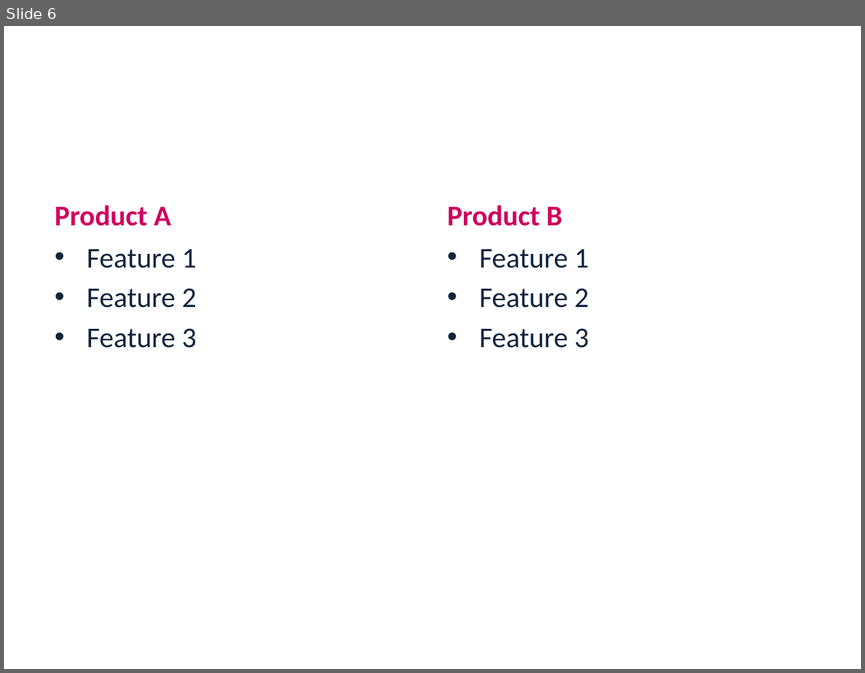
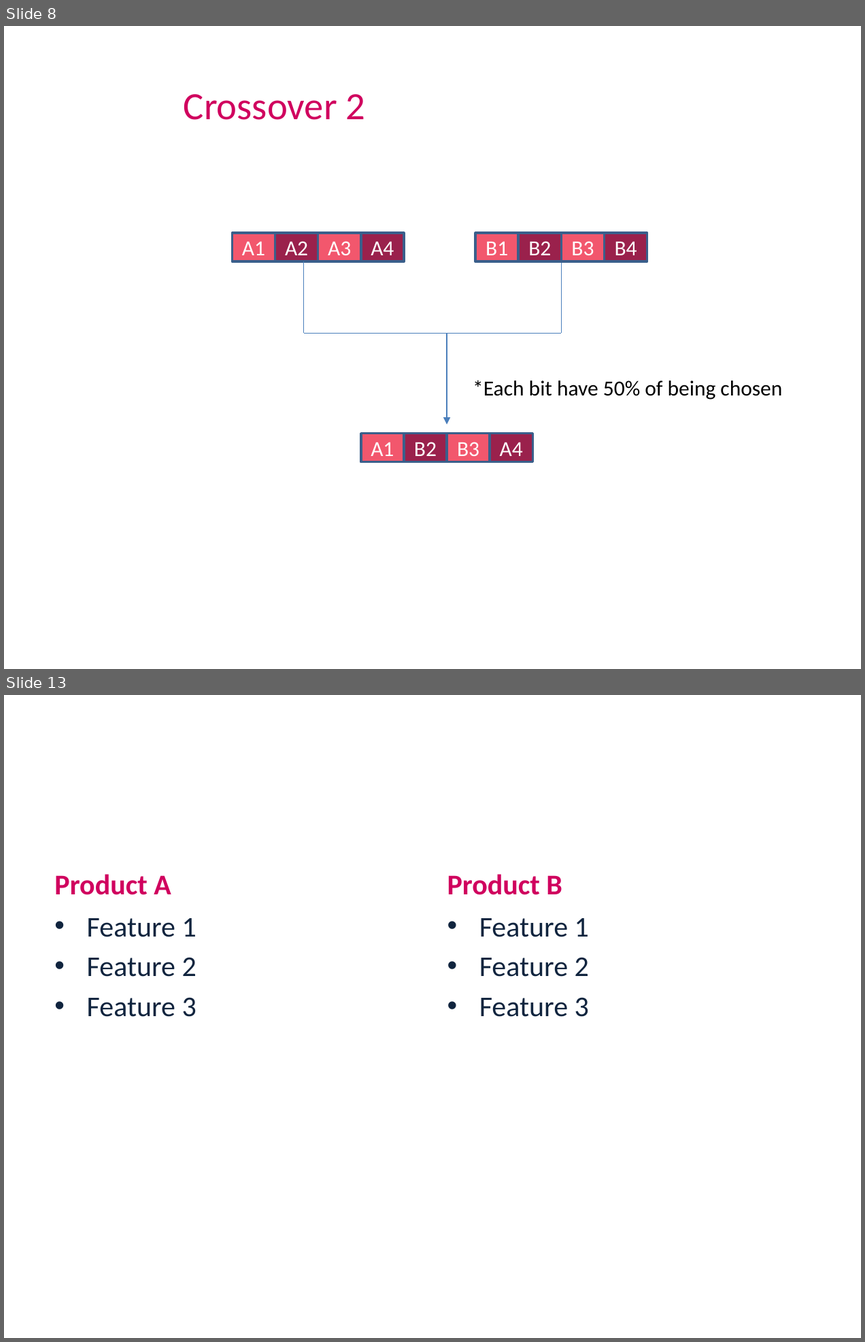
Before and after one commit to LironAvr/EvolutionaryLightsUp, a slide deck: presentation.pptx. Shown one above the other, each under a label of ours: slide 6 before the commit, slides 8 and 13 after it; the slides between them are not shown. The pictures are 865x673 and 865x1342 pixels, drawn with LibreOffice and Linux fonts; fonts in the diff are those of the drawing; background and template pictures are left out. Boxes give left, top, right and bottom in pixels: in the first picture for what was removed or moved away, otherwise in the second. Text is boxed around its words. In the diff, an @@ line names an element or a change of style, - is before the commit and + after.

```diff
--- a/presentation.pptx
+++ b/presentation.pptx
@@ slide 8 added at [4, 26, 861, 669], background picture (left out) @@
@@ title added at [184, 94, 366, 120], 32.4 pt, text #D0005E @@
+Crossover 2
@@ rectangle added at [232, 233, 275, 261], fill #F2576D, outline #3A5F8C 2 pt, 18 pt, text #FFFFFF @@
+A1
@@ rectangle added at [275, 233, 317, 261], fill #9A214C, outline #3A5F8C 2 pt, 18 pt, text #FFFFFF @@
+A2
@@ rectangle added at [317, 233, 360, 261], fill #F2576D, outline #3A5F8C 2 pt, 18 pt, text #FFFFFF @@
+A3
@@ rectangle added at [360, 233, 403, 261], fill #9A214C, outline #3A5F8C 2 pt, 18 pt, text #FFFFFF @@
+A4
@@ rectangle added at [475, 233, 518, 261], fill #F2576D, outline #3A5F8C 2 pt, 18 pt, text #FFFFFF @@
+B1
@@ rectangle added at [518, 233, 561, 261], fill #9A214C, outline #3A5F8C 2 pt, 18 pt, text #FFFFFF @@
+B2
@@ rectangle added at [561, 233, 604, 261], fill #F2576D, outline #3A5F8C 2 pt, 18 pt, text #FFFFFF @@
+B3
@@ rectangle added at [604, 233, 647, 261], fill #9A214C, outline #3A5F8C 2 pt, 18 pt, text #FFFFFF @@
+B4
@@ line added from (304, 261) to (304, 333), #4B7EBC 0.75 pt @@
@@ line added from (561, 261) to (561, 333), #4B7EBC 0.75 pt @@
@@ line added from (304, 333) to (561, 333), #4B7EBC 0.75 pt @@
@@ arrow added from (447, 333) to (447, 424), #4B7EBC 0.75 pt @@
@@ text added at [473, 380, 782, 399], 18 pt, text #000000 @@
+*Each bit have 50% of being chosen
@@ rectangle added at [360, 433, 403, 461], fill #F2576D, outline #3A5F8C 2 pt, 18 pt, text #FFFFFF @@
+A1
@@ rectangle added at [404, 433, 447, 461], fill #9A214C, outline #3A5F8C 2 pt, 18 pt, text #FFFFFF @@
+B2
@@ rectangle added at [447, 433, 490, 461], fill #F2576D, outline #3A5F8C 2 pt, 18 pt, text #FFFFFF @@
+B3
@@ rectangle added at [490, 433, 532, 461], fill #9A214C, outline #3A5F8C 2 pt, 18 pt, text #FFFFFF @@
+A4
@@ what was slide 6 is now slide 13 @@
```
Also in this commit, not shown: 7 other slides added, 1 slide removed.
